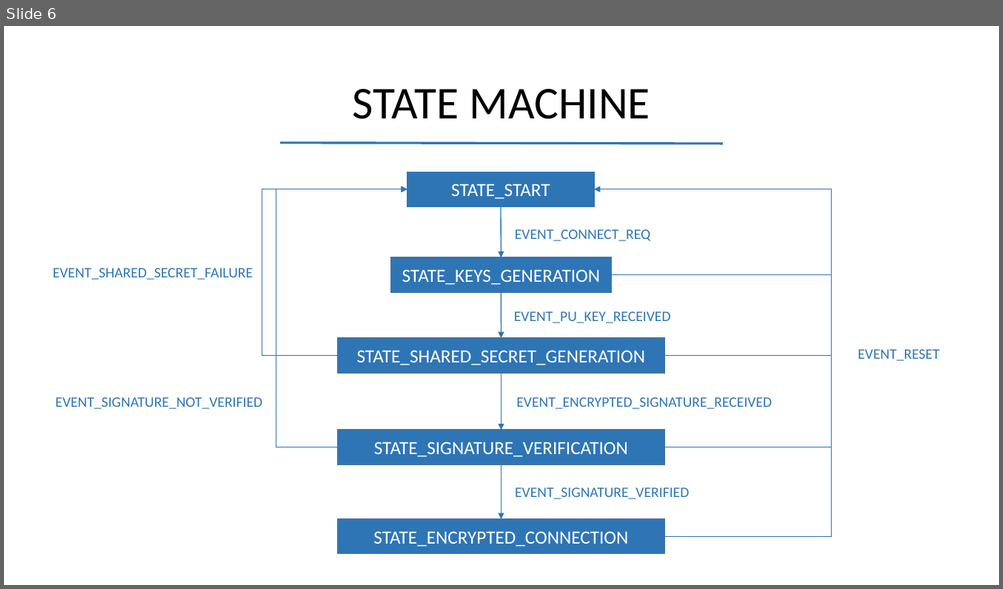
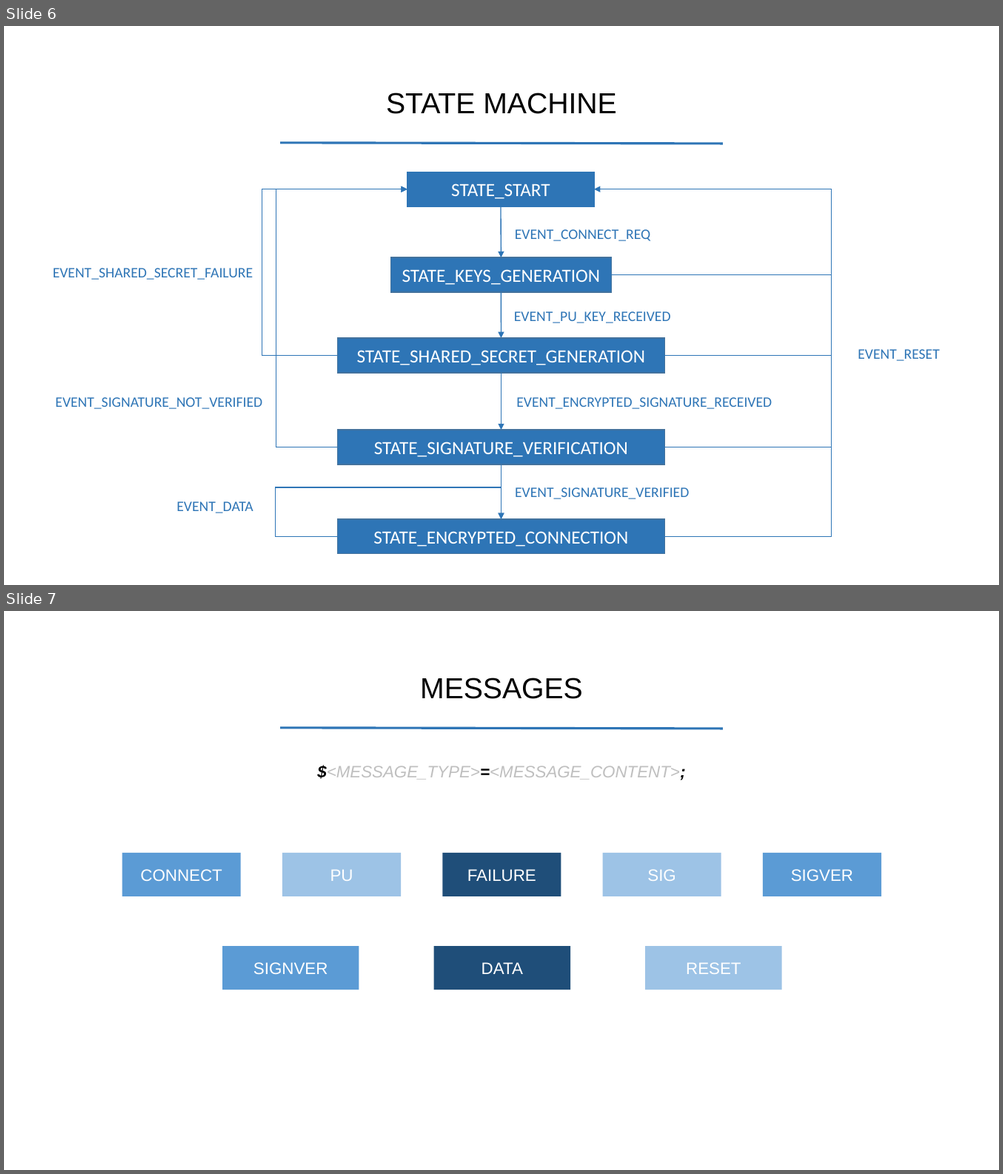
Before and after one commit to m-peko/SecureBLE, a slide deck: docs/SecureBLE.pptx. Shown one above the other, each under a label of ours: slide 6 before the commit, slides 6 and 7 after it. The pictures are 1003x589 and 1003x1174 pixels, drawn with LibreOffice and Linux fonts; fonts in the diff are those of the drawing. Boxes give left, top, right and bottom in pixels: in the first picture for what was removed or moved away, otherwise in the second. Text is boxed around its words. In the diff, an @@ line names an element or a change of style, - is before the commit and + after.

```diff
--- a/docs/SecureBLE.pptx
+++ b/docs/SecureBLE.pptx
@@ slide 7 added at <box>4,611,999,1170</box>, background #FFFFFF @@
@@ text added at <box>420,678,583,699</box>, 28 pt, text #000000 @@
+MESSAGES
@@ line added from (280, 728) to (723, 729), #2E75B6 2.25 pt @@
@@ text added at <box>317,765,685,780</box>, 16 pt, text #BFBFBF, italic @@
+$<MESSAGE_TYPE>=<MESSAGE_CONTENT>;
@@ rectangle added at <box>122,853,241,896</box>, fill #5B9BD5, 16 pt, text #FFFFFF @@
+CONNECT
@@ rectangle added at <box>282,853,401,896</box>, fill #9DC3E6, 16 pt, text #FFFFFF @@
+PU
@@ rectangle added at <box>443,853,561,896</box>, fill #1F4E79, 16 pt, text #FFFFFF @@
+FAILURE
@@ rectangle added at <box>603,853,721,896</box>, fill #9DC3E6, 16 pt, text #FFFFFF @@
+SIG
@@ rectangle added at <box>762,853,882,896</box>, fill #5B9BD5, 16 pt, text #FFFFFF @@
+SIGVER
@@ rectangle added at <box>222,947,359,990</box>, fill #5B9BD5, 16 pt, text #FFFFFF @@
+SIGNVER
@@ rectangle added at <box>434,947,570,990</box>, fill #1F4E79, 16 pt, text #FFFFFF @@
+DATA
@@ rectangle added at <box>645,947,782,990</box>, fill #9DC3E6, 16 pt, text #FFFFFF @@
+RESET
@@ slide 6 changed as well @@
@@ text "STATE MACHINE" at <box>386,93,617,114</box>: size 44 to 28 pt, font Calibri to Arial @@
@@ elbow arrow added from (338, 537) to (501, 520), #2E75B6 1 pt @@
@@ text added at <box>176,502,253,514</box>, 14 pt, text #2E75B6 @@
+EVENT_DATA
```
Also in this commit, not shown: 7 other slides changed, 3 other slides added, 15 other files.
